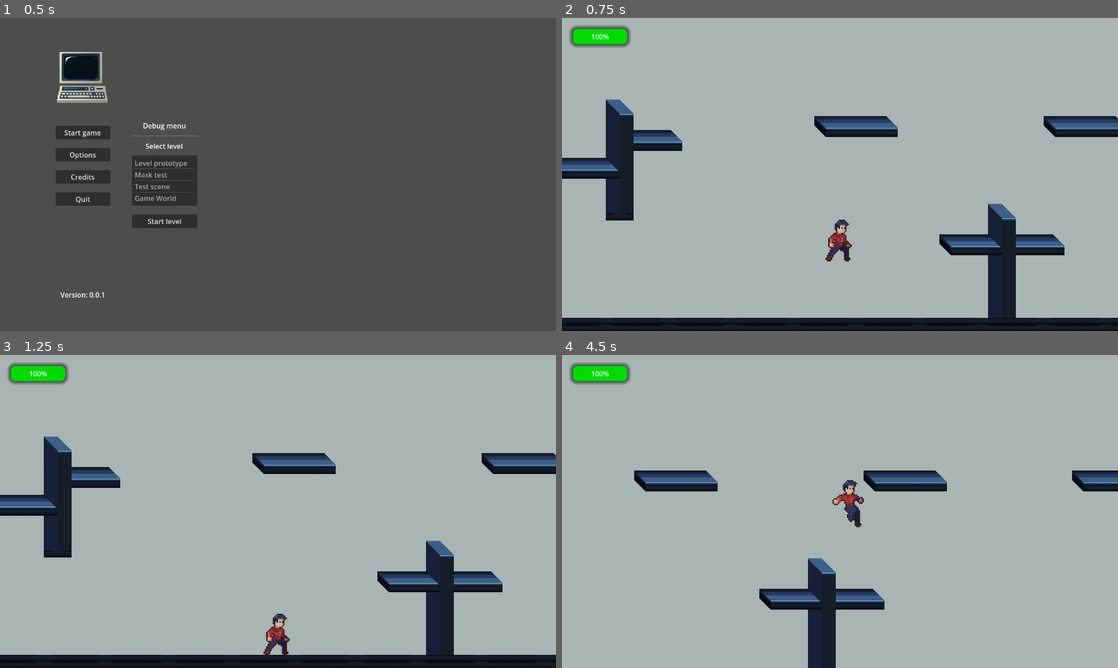
Above: before the commit, frames 1-4 (two rows, left to right).
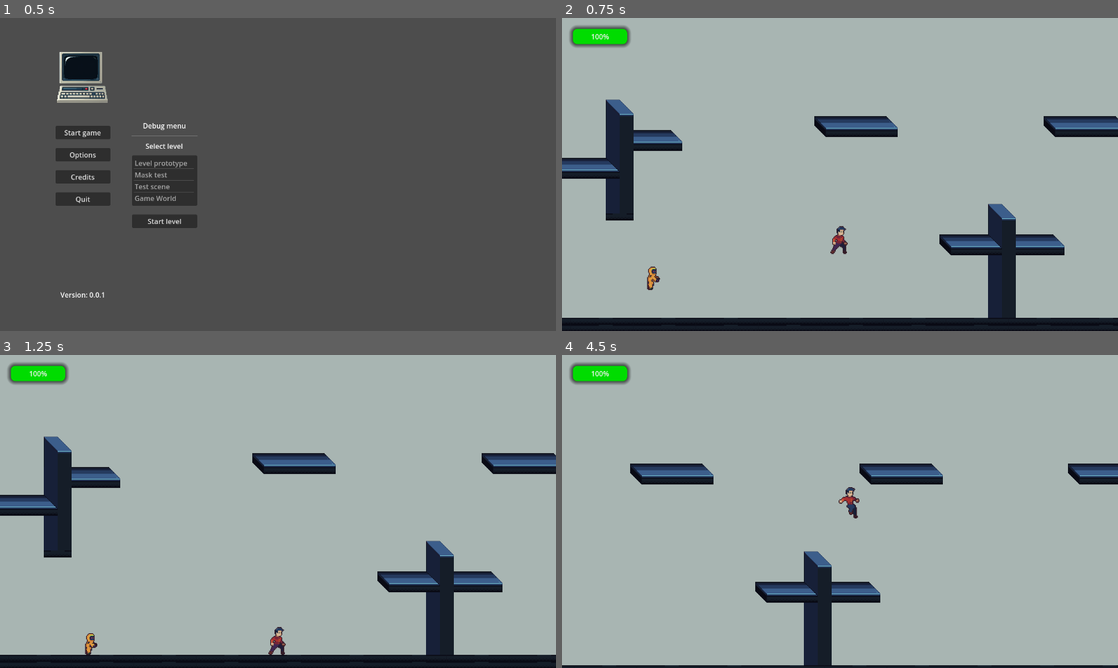
Above: after the commit, the same moments.

Repository: jame581/ShadowSecrets
Game: Godot game, scene res://maps/main_menu.tscn
The game is run twice, just before and just after one commit, with the same random seed, the same clock (stepped at 60 frames per second) and the same inputs.
Inputs:
- Up to frame 1 (0.5 s): no input
- Up to frame 2 (0.75 s): click "Start game" at 0.5 s
- Up to frame 3 (1.25 s): no input
- Up to frame 4 (4.5 s): tap Enter (ui_accept) at 1.25, 1.35, 2.3, 3.6, 4.35 s; hold Right (ui_right) 1.28-2.78 s; tap Space (jump) at 1.52, 1.55, 1.82, 2.1, 2.27, 2.57, 3.05, 3.77, 4.07 s; hold Left (ui_left) 2.78-3.53 s; hold E (interact) 2.78-3.53 s; hold Right (ui_right) from 3.53 s (still down)

Frame 1 is identical in both runs. In frame 2, 0.4% of the frame differs, in the area x 15-53%, y 64-87%; in frame 3, 0.5%; in frame 4, 6.2%, in the area x 0-100%, y 34-100%.

Commit message:
Add enemy group and implement enemy behavior with animations

Diff:
--- a/project/maps/game_world.tscn
+++ b/project/maps/game_world.tscn
@@ -1,8 +1,9 @@
-[gd_scene load_steps=5 format=4 uid="uid://cuwxu7riacm8s"]
+[gd_scene load_steps=6 format=4 uid="uid://cuwxu7riacm8s"]
 
 [ext_resource type="Texture2D" uid="uid://dmr2r178f225d" path="res://assets/sprites/backgrounds/background-proto.png" id="1_28gr1"]
 [ext_resource type="PackedScene" uid="uid://dg2kxws1wrpmu" path="res://scenes/player.tscn" id="1_dqq76"]
 [ext_resource type="TileSet" uid="uid://jffg7vle0hpw" path="res://resources/tileset/tiles_level_platform.tres" id="3_clflt"]
+[ext_resource type="PackedScene" uid="uid://bbjebx1q2n0mj" path="res://scenes/enemies/enemy.tscn" id="4_iptju"]
 
 [sub_resource type="WorldBoundaryShape2D" id="WorldBoundaryShape2D_h0g6e"]
 
@@ -20,7 +21,7 @@
 
 [node name="Camera2D" type="Camera2D" parent="."]
 position = Vector2(522, 527)
-scale = Vector2(3, 3)
+scale = Vector2(2, 2)
 limit_bottom = 750
 position_smoothing_enabled = true
 position_smoothing_speed = 10.0
@@ -28,6 +29,7 @@
 [node name="Player" parent="." instance=ExtResource("1_dqq76")]
 z_index = 50
 position = Vector2(522, 527)
+scale = Vector2(2, 2)
 jump_velocity = -600
 
 [node name="RemoteTransform2D" type="RemoteTransform2D" parent="Player"]
@@ -45,3 +47,9 @@
 position = Vector2(-1, 0)
 tile_map_data = PackedByteArray("AAD6/y0AAAAAAAoAAAD7/y0AAAABAAoAAAD8/y0AAAACAAoAAAD9/y0AAAADAAoAAAD+/y0AAAAEAAoAAAD//y …(34560 unchanged characters)…
 tile_set = ExtResource("3_clflt")
+
+[node name="Enemies" type="Node" parent="."]
+
+[node name="Enemy" parent="Enemies" instance=ExtResource("4_iptju")]
+position = Vector2(88, 614)
+movement_speed = 150.0
--- a/project/maps/level_prototype.tscn
+++ b/project/maps/level_prototype.tscn
@@ -170,6 +170,7 @@
 [node name="Player" parent="." instance=ExtResource("5_iyg5n")]
 z_index = 10
 position = Vector2(234, 471)
+scale = Vector2(2, 2)
 player_speed = 350
 jump_velocity = -580
 
@@ -215,7 +216,7 @@
 
 [node name="Camera2D" type="Camera2D" parent="."]
 position = Vector2(234, 471)
-scale = Vector2(3, 3)
+scale = Vector2(2, 2)
 position_smoothing_enabled = true
 
 [node name="Traps" type="Node" parent="."]
--- a/project/project.godot
+++ b/project/project.godot
@@ -29,6 +29,7 @@
 [global_group]
 
 player=""
+enemy="Group for all enemies"
 
 [input]
 
--- /dev/null
+++ b/project/scenes/enemies/enemy.tscn
@@ -0,0 +1,208 @@
+[gd_scene load_steps=10 format=3 uid="uid://bbjebx1q2n0mj"]
+
+[ext_resource type="Script" path="res://scripts/enemy.gd" id="1_0bw80"]
+[ext_resource type="Texture2D" uid="uid://bvlp4nnfadben" path="res://assets/sprites/enemies/corupted_enemy_sheet.png" id="1_0jedr"]
+
+[sub_resource type="RectangleShape2D" id="RectangleShape2D_j4pcy"]
+size = Vector2(18, 26.5)
+
+[sub_resource type="CircleShape2D" id="CircleShape2D_tp6es"]
+radius = 108.51
+
+[sub_resource type="Animation" id="Animation_chd1i"]
+resource_name = "idle"
+length = 0.8
+loop_mode = 1
+tracks/0/type = "value"
+tracks/0/imported = false
+tracks/0/enabled = true
+tracks/0/path = NodePath("Sprite:frame_coords")
+tracks/0/interp = 1
+tracks/0/loop_wrap = true
+tracks/0/keys = {
+"times": PackedFloat32Array(0),
+"transitions": PackedFloat32Array(1),
+"update": 1,
+"values": [Vector2i(0, 0)]
+}
+tracks/1/type = "value"
+tracks/1/imported = false
+tracks/1/enabled = true
+tracks/1/path = NodePath("Sprite:vframes")
+tracks/1/interp = 1
+tracks/1/loop_wrap = true
+tracks/1/keys = {
+"times": PackedFloat32Array(0),
+"transitions": PackedFloat32Array(1),
+"update": 1,
+"values": [3]
+}
+tracks/2/type = "value"
+tracks/2/imported = false
+tracks/2/enabled = true
+tracks/2/path = NodePath("Sprite:hframes")
+tracks/2/interp = 1
+tracks/2/loop_wrap = true
+tracks/2/keys = {
+"times": PackedFloat32Array(0),
+"transitions": PackedFloat32Array(1),
+"update": 1,
+"values": [8]
+}
+tracks/3/type = "value"
+tracks/3/imported = false
+tracks/3/enabled = true
+tracks/3/path = NodePath("Sprite:frame")
+tracks/3/interp = 1
+tracks/3/loop_wrap = true
+tracks/3/keys = {
+"times": PackedFloat32Array(0, 0.166667, 0.3, 0.433333, 0.566667, 0.7),
+"transitions": PackedFloat32Array(1, 1, 1, 1, 1, 1),
+"update": 1,
+"values": [0, 1, 2, 3, 4, 5]
+}
+
+[sub_resource type="Animation" id="Animation_coqxl"]
+resource_name = "walk"
+length = 0.65
+loop_mode = 1
+tracks/0/type = "value"
+tracks/0/imported = false
+tracks/0/enabled = true
+tracks/0/path = NodePath("Sprite:frame_coords")
+tracks/0/interp = 1
+tracks/0/loop_wrap = true
+tracks/0/keys = {
+"times": PackedFloat32Array(0),
+"transitions": PackedFloat32Array(1),
+"update": 1,
+"values": [Vector2i(0, 1)]
+}
+tracks/1/type = "value"
+tracks/1/imported = false
+tracks/1/enabled = true
+tracks/1/path = NodePath("Sprite:frame")
+tracks/1/interp = 1
+tracks/1/loop_wrap = true
+tracks/1/keys = {
+"times": PackedFloat32Array(0, 0.1, 0.2, 0.3, 0.4, 0.5, 0.6),
+"transitions": PackedFloat32Array(1, 1, 1, 1, 1, 1, 1),
+"update": 1,
+"values": [8, 9, 10, 11, 12, 13, 14]
+}
+
+[sub_resource type="Animation" id="Animation_8sygs"]
+resource_name = "attack"
+length = 0.7
+tracks/0/type = "value"
+tracks/0/imported = false
+tracks/0/enabled = true
+tracks/0/path = NodePath("Sprite:frame_coords")
+tracks/0/interp = 1
+tracks/0/loop_wrap = true
+tracks/0/keys = {
+"times": PackedFloat32Array(0),
+"transitions": PackedFloat32Array(1),
+"update": 1,
+"values": [Vector2i(0, 2)]
+}
+tracks/1/type = "value"
+tracks/1/imported = false
+tracks/1/enabled = true
+tracks/1/path = NodePath("Sprite:frame")
+tracks/1/interp = 1
+tracks/1/loop_wrap = true
+tracks/1/keys = {
+"times": PackedFloat32Array(0.0666667, 0.166667, 0.266667, 0.366667, 0.466667, 0.566667),
+"transitions": PackedFloat32Array(1, 1, 1, 1, 1, 1),
+"update": 1,
+"values": [16, 17, 18, 19, 20, 21]
+}
+
+[sub_resource type="Animation" id="Animation_oagme"]
+length = 0.001
+tracks/0/type = "value"
+tracks/0/imported = false
+tracks/0/enabled = true
+tracks/0/path = NodePath("Sprite:frame_coords")
+tracks/0/interp = 1
+tracks/0/loop_wrap = true
+tracks/0/keys = {
+"times": PackedFloat32Array(0),
+"transitions": PackedFloat32Array(1),
+"update": 1,
+"values": [Vector2i(0, 0)]
+}
+tracks/1/type = "value"
+tracks/1/imported = false
+tracks/1/enabled = true
+tracks/1/path = NodePath("Sprite:vframes")
+tracks/1/interp = 1
+tracks/1/loop_wrap = true
+tracks/1/keys = {
+"times": PackedFloat32Array(0),
+"transitions": PackedFloat32Array(1),
+"update": 1,
+"values": [3]
+}
+tracks/2/type = "value"
+tracks/2/imported = false
+tracks/2/enabled = true
+tracks/2/path = NodePath("Sprite:hframes")
+tracks/2/interp = 1
+tracks/2/loop_wrap = true
+tracks/2/keys = {
+"times": PackedFloat32Array(0),
+"transitions": PackedFloat32Array(1),
+"update": 1,
+"values": [8]
+}
+tracks/3/type = "value"
+tracks/3/imported = false
+tracks/3/enabled = true
+tracks/3/path = NodePath("Sprite:frame")
+tracks/3/interp = 1
+tracks/3/loop_wrap = true
+tracks/3/keys = {
+"times": PackedFloat32Array(0),
+"transitions": PackedFloat32Array(1),
+"update": 1,
+"values": [0]
+}
+
+[sub_resource type="AnimationLibrary" id="AnimationLibrary_sgqil"]
+_data = {
+"RESET": SubResource("Animation_oagme"),
+"attack": SubResource("Animation_8sygs"),
+"idle": SubResource("Animation_chd1i"),
+"walk": SubResource("Animation_coqxl")
+}
+
+[node name="Enemy" type="CharacterBody2D"]
+scale = Vector2(2, 2)
+script = ExtResource("1_0bw80")
+movement_speed = 125.0
+
+[node name="EnemyCollision" type="CollisionShape2D" parent="."]
+position = Vector2(-1, 1.25)
+shape = SubResource("RectangleShape2D_j4pcy")
+
+[node name="PlayerDetectArea" type="Area2D" parent="."]
+
+[node name="CollisionShape2D" type="CollisionShape2D" parent="PlayerDetectArea"]
+position = Vector2(-1, 1.5)
+shape = SubResource("CircleShape2D_tp6es")
+
+[node name="Sprite" type="Sprite2D" parent="." groups=["enemy"]]
+texture = ExtResource("1_0jedr")
+flip_h = true
+hframes = 8
+vframes = 3
+
+[node name="AnimationPlayer" type="AnimationPlayer" parent="."]
+libraries = {
+"": SubResource("AnimationLibrary_sgqil")
+}
+
+[connection signal="body_entered" from="PlayerDetectArea" to="." method="_on_player_detect_area_body_entered"]
+[connection signal="body_exited" from="PlayerDetectArea" to="." method="_on_player_detect_area_body_exited"]
--- /dev/null
+++ b/project/scripts/enemy.gd
@@ -0,0 +1,72 @@
+extends CharacterBody2D
+
+
+const SPEED = 300.0
+const JUMP_VELOCITY = -400.0
+
+@export_group("Enemy Properties")
+@export var movement_speed: float = 100.0
+@export var health: int = 100
+@export var damage: int = 10
+
+@onready var animation_player: AnimationPlayer = get_node("AnimationPlayer")
+@onready var sprite: Sprite2D = get_node("Sprite")
+
+var chase_player: bool = false
+var player: Node = null
+
+func _physics_process(delta: float) -> void:
+	# Add the gravity.
+	var direction = 0
+
+	if not is_on_floor():
+		velocity += get_gravity() * delta
+	elif chase_player and player != null:
+		direction = (player.global_position - global_position).normalized()
+		velocity.x = direction.x * movement_speed
+	else:
+		velocity.x = move_toward(velocity.x, 0, movement_speed)
+
+	# Handle jump.
+	# if Input.is_action_just_pressed("ui_accept") and is_on_floor():
+	# 	velocity.y = JUMP_VELOCITY
+
+	# Get the input direction and handle the movement/deceleration.
+	# As good practice, you should replace UI actions with custom gameplay actions.
+	# var direction := Input.get_axis("ui_left", "ui_right")
+	# if direction:
+	# 	velocity.x = direction * SPEED
+	# else:
+	# 	velocity.x = move_toward(velocity.x, 0, SPEED)
+	select_animation(direction)
+	flip_sprite_by_direction()
+	move_and_slide()
+
+func select_animation(direction) -> void:
+	if direction:
+		animation_player.play("walk")
+	# elif chase_player:
+	# 	animation_player.play("attack")
+	else:
+		animation_player.play("idle")
+
+func flip_sprite_by_direction() -> void:
+	if velocity.x != 0:
+		if velocity.x < 0:
+			sprite.scale.x = -1
+			sprite.offset.x = 10
+		else:
+			sprite.scale.x = 1
+			sprite.offset.x = 0
+
+func _on_player_detect_area_body_entered(body: Node) -> void:
+	if body.is_in_group("player"):
+		print("Player entered!")
+		chase_player = true
+		player = body
+
+func _on_player_detect_area_body_exited(body: Node) -> void:
+	if body.is_in_group("player"):
+		chase_player = false
+		player = null
+		print("Player exited!")
Binary file added: project/assets/sprites/enemies/corupted_enemy_sheet.png
Not shown, added: project/assets/sprites/enemies/corupted_enemy_sheet.png.import
Not shown, added: assets/sprites/enemies/corupted_enemy_sheet.png
Not shown, added: assets/sprites/enemies/enemies.gif
Not shown, added: assets/sprites/enemies/enemies_all.gif
